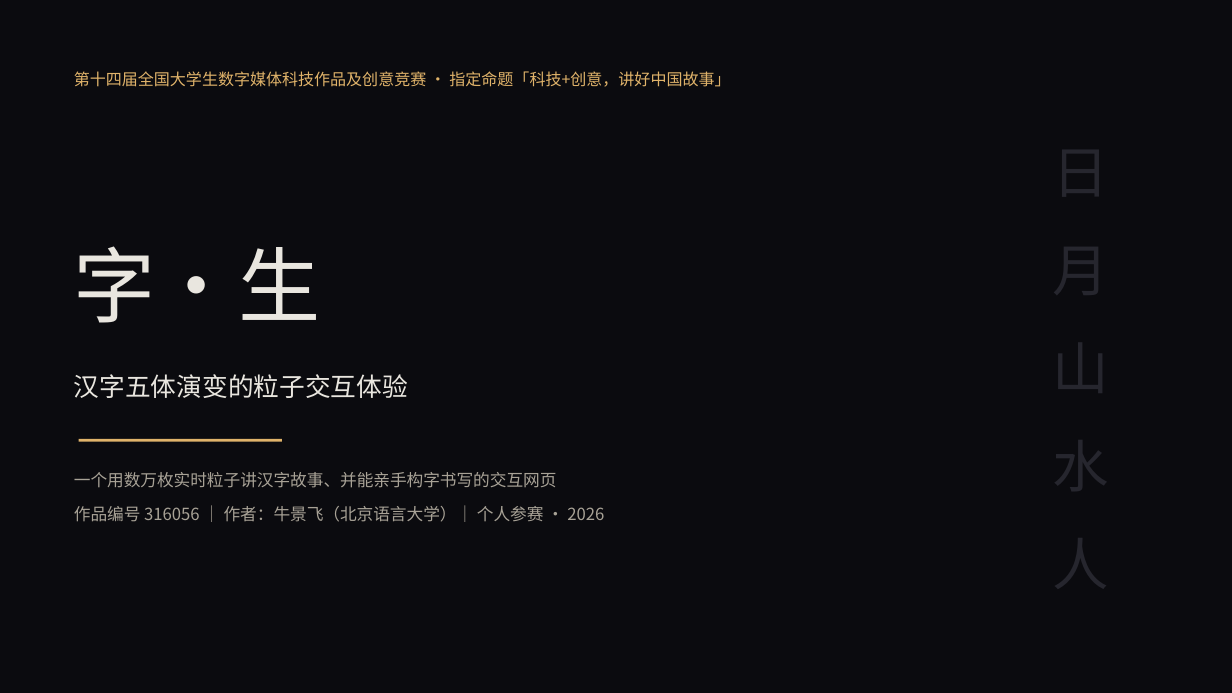
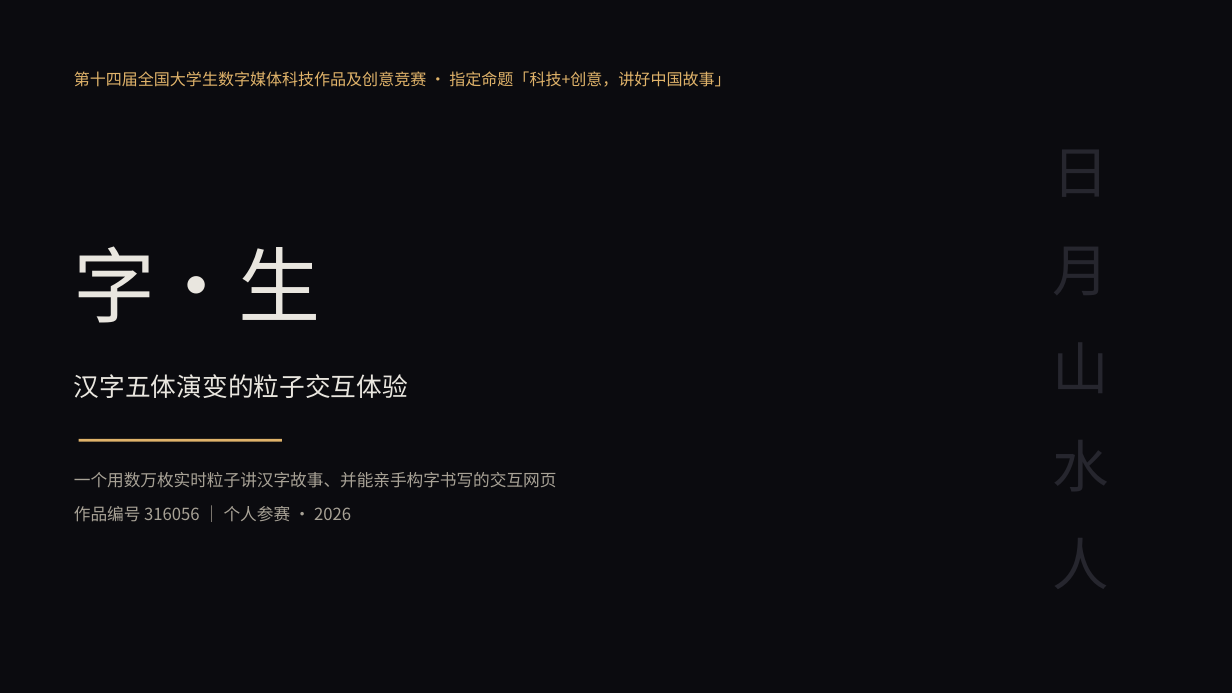
Before and after one commit to qq2430814042/zisheng, a slide deck: slide 1 of 字生-演示文稿.pptx. Drawn at 1232x693 pixels with LibreOffice and Linux fonts; fonts in the diff are those of the drawing. Boxes give left, top, right and bottom in pixels: in the first picture for what was removed or moved away, otherwise in the second. Text is boxed around its words. In the diff, an @@ line names an element or a change of style, - is before the commit and + after.

```diff
--- a/字生-演示文稿.pptx
+++ b/字生-演示文稿.pptx
@@ text at [74,506,351,522]: text changed @@
-作品编号 316056 ｜ 作者：牛景飞（北京语言大学）｜ 个人参赛 · 2026
+作品编号 316056 ｜ 个人参赛 · 2026
```
Also in this commit, not shown: 14 other slides changed, 1 other file.
